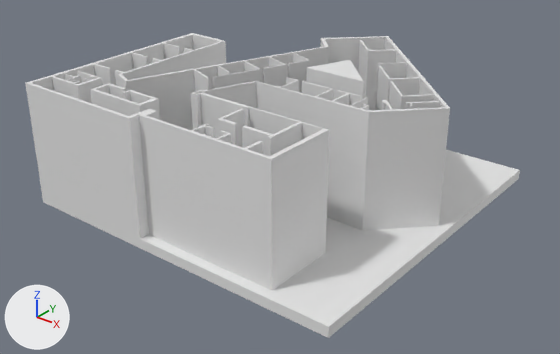
Two versions of the FBX model Assets/Models/Mappa2.fbx, one commit apart.
The view is the same before and after, from a camera (50 mm lens) standing at (14.26, -4.8, 4.77) and looking at (9.38, 1.3, 0.98). Arrows for +X, +Y and +Z are at lower left; the lights stay in place. Where no turn or scale is listed for an object, it has been applied to the vertices.

Objects in the first picture: 'Mappa3d', 'Plane'.
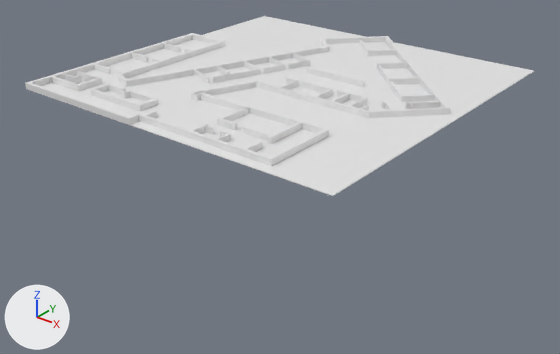
The newer file is also rescaled (x862.8), turned or shifted as a whole; pictures and numbers use the older file's frame.

Location of each change, [x1, y1, x2, y2] in pixels of the pictures (560 x 354 px):
'Mappa3d', reshaped (20% wider, 30% shorter)
    before: [25, 33, 450, 290]
    after: [25, 16, 534, 196]
'Plane', deleted
    before: [42, 150, 520, 338]
part 1 of me_cube_001, added
    after: [28, 16, 534, 196]
part 2 of me_cube_001, deleted
    before: [25, 35, 450, 290]
part 3 of me_cube_001, added
    after: [25, 35, 450, 166]

The change in detail:
me_cube_001 is used by ob_mappa3d; location (9.163, 1.374, 0.828).
me_cube_001 had 494 vertices, 311 faces and spanned x -1.8..2.0, y -1.8..2.09, z 0.0..1.29.
me_cube_001 now has 502 vertices, 317 faces and spans x -1.8..2.11, y -1.8..2.09, z 1.22..1.29.
me_cube_001 part 1: a new loose piece, a box spanning x -1.8033..2.1144, y -1.8033..2.0928, z 1.2208..1.2263.
me_cube_001 part 2: 247 vertices removed from x -1.8..2.0, y -1.8..2.09, z 0.0.
me_cube_001 part 3: 247 vertices added at x -1.8..2.0, y -1.8..2.09, z 1.23.
Object 'Plane' (ob_plane) is deleted.
